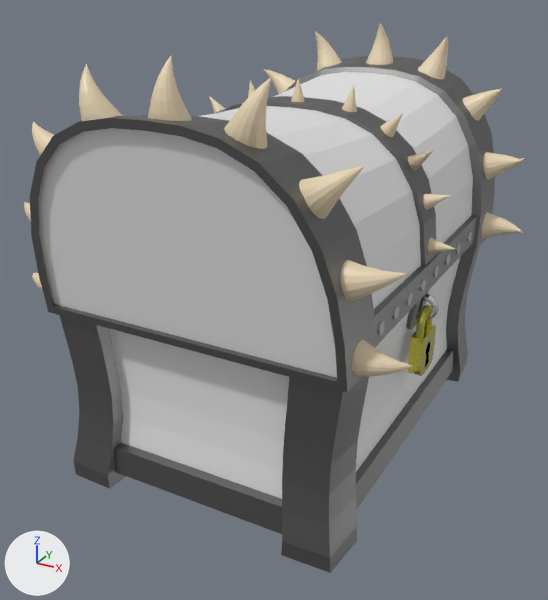
The Blender file obj_chest_StellaTan_01.blend: old version first, new version second.
Before and after are seen from a 50 mm lens placed at (12.1, -23.8, 16.9), pointed at (-0.3, -1.1, 5.5). The lights are fixed; the arrows at lower left show +X, +Y and +Z. The picture after the commit comes second.

The scene before the commit, as lines of its bpy script (objects in view):
```python
me_cube = bpy.data.meshes.new('Cube')
me_cube.from_pydata(...)  # 2642 vertices, 2472 faces; spans x -6.9..6.9, y -8.5..8.5, z -0.3..8.3
# faces by material slot: [214, 268, 1830, 80, 80]
me_cube.materials.append(mat_wood)  # its picture is missing
me_cube.materials.append(mat_metal)  # grey #7f7f7f
me_cube.materials.append(mat_horns)  # beige #ebd8b6
me_cube.materials.append(mat_material)  # white #e7e7e7
me_cube.materials.append(mat_material_001)  # white #e7e7e7
me_cube_001 = bpy.data.meshes.new('Cube.001')
me_cube_001.from_pydata(...)  # 535 vertices, 509 faces; spans x -1.01..1.06, y -1.03..1.03, z -1.19..1.0
# faces by material slot: [176, 183, 150]
me_cube_001.materials.append(mat_wood)  # its picture is missing
me_cube_001.materials.append(mat_metal)  # grey #7f7f7f
me_cube_001.materials.append(mat_material_001)  # white #e7e7e7
me_cube_003 = bpy.data.meshes.new('Cube.003')
me_cube_003.from_pydata(...)  # 168 vertices, 88 faces; spans x -0.25..0.27, y -0.75..0.76, z -0.78..0.76
# faces by material slot: [51, 37]
me_cube_003.materials.append(mat_material_002)  # yellow #e7dd60
me_cube_003.materials.append(mat_material_004)  # dark grey #383838
ob_base = bpy.data.objects.new('base', me_cube_001)
ob_base.location = (0.0, 0.0, 3.61)
ob_base.scale = (5.26, 7.26, 3.0)
ob_lid = bpy.data.objects.new('lid', me_cube)
ob_lid.location = (0.0, 0.03, 6.7)
ob_lid.scale = (1.0, 1.0, 0.974)
ob_lock = bpy.data.objects.new('lock', me_cube_003)
ob_lock.location = (5.08, 0.0, 4.27)
ob_lock.scale = (0.872, 1.0, 1.0)
```
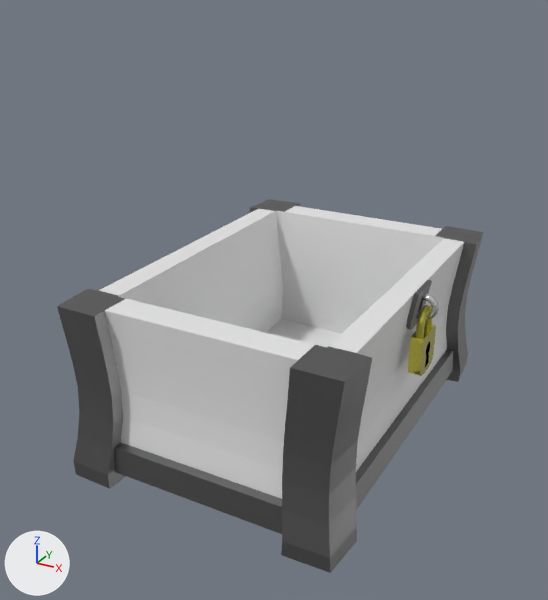
Location of each change, (x1, y1, x2, y2) in pixels of the pictures (548 x 600 px):
'lid', hidden
    before: (24, 23, 525, 392)

What the commit changed:
Object 'lid' (ob_lid) is now hidden.
